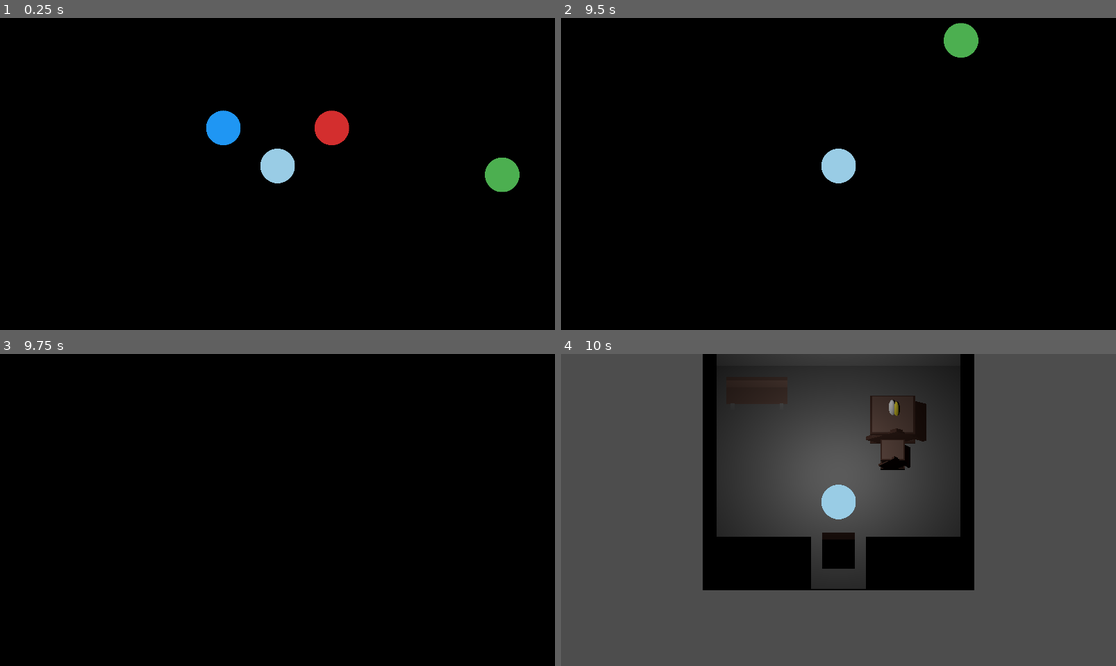
Above: before the commit, frames 1-4 (two rows, left to right).
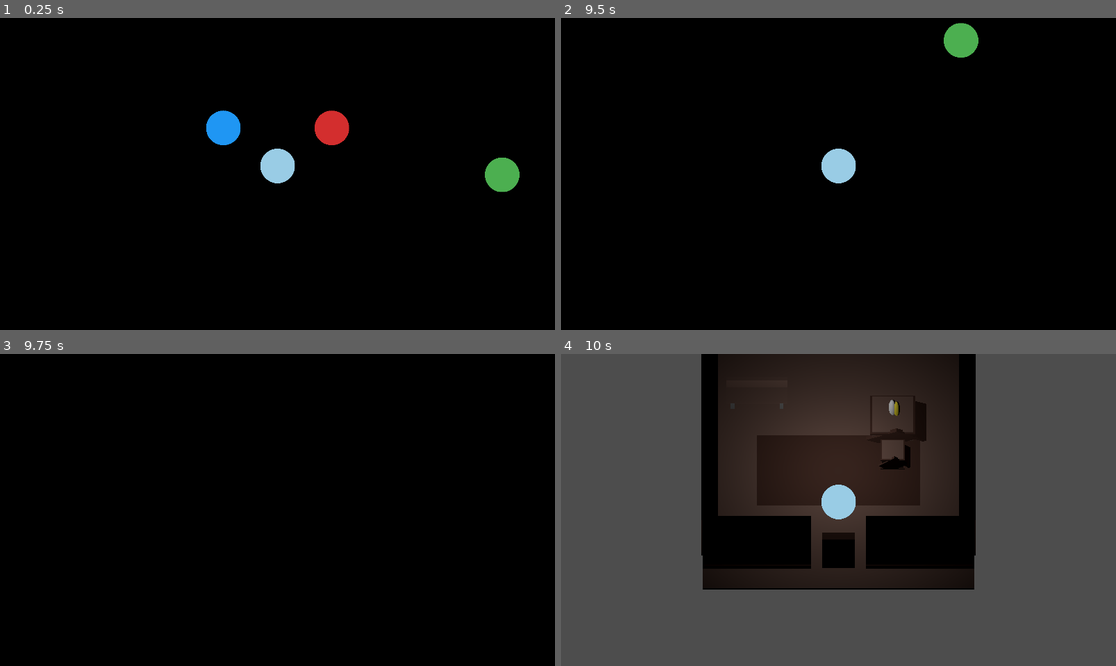
Above: after the commit, the same moments.

Repository: unfrgivn/wilds-of-cloverhollow
Game: Godot game, scene res://game/bootstrap/Main.tscn
The game is run twice, just before and just after one commit, with the same random seed, the same clock (stepped at 60 frames per second) and the same inputs.
Inputs (mouse positions are in pixels of both pictures, inside the frame that each line leads up to):
- Up to frame 1 (0.25 s): no input
- Up to frame 2 (9.5 s): tap Enter at 0.5 s; move the mouse to (960, 158) at 0.52 s; hold D (move_right) 0.53-1.25 s; hold E (interact) 0.53-1.25 s; click (960, 158) at 0.67 s; drag from (727, 189) to (810, 236) at 1.27 s; move the mouse to (894, 105) at 2.02 s; hold D (move_right) 2.03-2.75 s; hold E (interact) 2.03-2.75 s; drag from (810, 236) to (672, 127) at 2.77 s; move the mouse to (1005, 220) at 3.52 s; hold A (move_left) 3.53-4.25 s; hold E (interact) 3.53-4.25 s; drag from (672, 127) to (755, 96) at 4.27 s; move the mouse to (866, 174) at 5.02 s; hold S (move_down) 5.03-5.75 s; hold E (interact) 5.03-5.75 s; click (866, 174) at 5.17 s; drag from (755, 96) to (727, 189) at 5.77 s; move the mouse to (960, 158) at 6.52 s; hold W (move_up) 6.53-7.25 s; hold E (interact) 6.53-7.25 s; drag from (727, 189) to (810, 236) at 7.27 s; move the mouse to (894, 105) at 8.02 s; hold S (move_down) 8.03-8.75 s; hold E (interact) 8.03-8.75 s; drag from (810, 236) to (672, 127) at 8.77 s
- Up to frame 3 (9.75 s): move the mouse to (444, 556) at 9.52 s; hold W (move_up) from 9.53 s (still down); hold E (interact) from 9.53 s (still down); click (444, 556) at 9.67 s
- Up to frame 4 (10 s): keep holding W (move_up); keep holding E (interact)

Frames 1-3 are identical in both runs. In frame 4, 14% of the frame differs, in the area x 25-75%, y 0-76%.

Commit message:
Milestone 24: Cloverhollow art pass

Diff:
--- /dev/null
+++ b/art/exports/models/props/house_floor/house_floor.tscn
@@ -0,0 +1,27 @@
+[gd_scene load_steps=5 format=3]
+
+[sub_resource type="BoxMesh" id="BoxMesh_r1h38"]
+size = Vector3(10, 0.1, 10)
+
+[sub_resource type="StandardMaterial3D" id="StandardMaterial3D_0c7nt"]
+specular_mode = 2
+albedo_color = Color(0.5529412, 0.43137255, 0.3882353, 1)
+
+[sub_resource type="BoxMesh" id="BoxMesh_wv3yl"]
+size = Vector3(6, 0.05, 3)
+
+[sub_resource type="StandardMaterial3D" id="StandardMaterial3D_osqxn"]
+specular_mode = 2
+albedo_color = Color(0.3647059, 0.2509804, 0.21568628, 1)
+
+[node name="house_floor" type="Node3D"]
+
+[node name="@MeshInstance3D@2" type="MeshInstance3D" parent="."]
+transform = Transform3D(1, 0, 0, 0, 1, 0, 0, 0, 1, 0, 0.05, 0)
+mesh = SubResource("BoxMesh_r1h38")
+surface_material_override/0 = SubResource("StandardMaterial3D_0c7nt")
+
+[node name="@MeshInstance3D@3" type="MeshInstance3D" parent="."]
+transform = Transform3D(1, 0, 0, 0, 1, 0, 0, 0, 1, 0, 0.08, 0)
+mesh = SubResource("BoxMesh_wv3yl")
+surface_material_override/0 = SubResource("StandardMaterial3D_osqxn")
--- /dev/null
+++ b/art/exports/models/props/house_wall_h/house_wall_h.tscn
@@ -0,0 +1,39 @@
+[gd_scene load_steps=7 format=3]
+
+[sub_resource type="BoxMesh" id="BoxMesh_5u82n"]
+size = Vector3(10, 3, 0.5)
+
+[sub_resource type="StandardMaterial3D" id="StandardMaterial3D_npx2x"]
+specular_mode = 2
+albedo_color = Color(0.61960787, 0.61960787, 0.61960787, 1)
+
+[sub_resource type="BoxMesh" id="BoxMesh_bbra5"]
+size = Vector3(10, 0.2, 0.6)
+
+[sub_resource type="StandardMaterial3D" id="StandardMaterial3D_jomvd"]
+specular_mode = 2
+albedo_color = Color(0.3647059, 0.2509804, 0.21568628, 1)
+
+[sub_resource type="BoxMesh" id="BoxMesh_omy0t"]
+size = Vector3(10, 0.2, 0.6)
+
+[sub_resource type="StandardMaterial3D" id="StandardMaterial3D_aneqv"]
+specular_mode = 2
+albedo_color = Color(0.3647059, 0.2509804, 0.21568628, 1)
+
+[node name="house_wall_h" type="Node3D"]
+
+[node name="@MeshInstance3D@2" type="MeshInstance3D" parent="."]
+transform = Transform3D(1, 0, 0, 0, 1, 0, 0, 0, 1, 0, 1.5, 0)
+mesh = SubResource("BoxMesh_5u82n")
+surface_material_override/0 = SubResource("StandardMaterial3D_npx2x")
+
+[node name="@MeshInstance3D@3" type="MeshInstance3D" parent="."]
+transform = Transform3D(1, 0, 0, 0, 1, 0, 0, 0, 1, 0, 0.2, 0)
+mesh = SubResource("BoxMesh_bbra5")
+surface_material_override/0 = SubResource("StandardMaterial3D_jomvd")
+
+[node name="@MeshInstance3D@4" type="MeshInstance3D" parent="."]
+transform = Transform3D(1, 0, 0, 0, 1, 0, 0, 0, 1, 0, 2.8, 0)
+mesh = SubResource("BoxMesh_omy0t")
+surface_material_override/0 = SubResource("StandardMaterial3D_aneqv")
--- /dev/null
+++ b/art/exports/models/props/house_wall_s/house_wall_s.tscn
@@ -0,0 +1,39 @@
+[gd_scene load_steps=7 format=3]
+
+[sub_resource type="BoxMesh" id="BoxMesh_11fo8"]
+size = Vector3(4, 3, 0.5)
+
+[sub_resource type="StandardMaterial3D" id="StandardMaterial3D_fhndk"]
+specular_mode = 2
+albedo_color = Color(0.61960787, 0.61960787, 0.61960787, 1)
+
+[sub_resource type="BoxMesh" id="BoxMesh_6s33e"]
+size = Vector3(4, 0.2, 0.6)
+
+[sub_resource type="StandardMaterial3D" id="StandardMaterial3D_mitt5"]
+specular_mode = 2
+albedo_color = Color(0.3647059, 0.2509804, 0.21568628, 1)
+
+[sub_resource type="BoxMesh" id="BoxMesh_vh30m"]
+size = Vector3(4, 0.2, 0.6)
+
+[sub_resource type="StandardMaterial3D" id="StandardMaterial3D_mld72"]
+specular_mode = 2
+albedo_color = Color(0.3647059, 0.2509804, 0.21568628, 1)
+
+[node name="house_wall_s" type="Node3D"]
+
+[node name="@MeshInstance3D@2" type="MeshInstance3D" parent="."]
+transform = Transform3D(1, 0, 0, 0, 1, 0, 0, 0, 1, 0, 1.5, 0)
+mesh = SubResource("BoxMesh_11fo8")
+surface_material_override/0 = SubResource("StandardMaterial3D_fhndk")
+
+[node name="@MeshInstance3D@3" type="MeshInstance3D" parent="."]
+transform = Transform3D(1, 0, 0, 0, 1, 0, 0, 0, 1, 0, 0.2, 0)
+mesh = SubResource("BoxMesh_6s33e")
+surface_material_override/0 = SubResource("StandardMaterial3D_mitt5")
+
+[node name="@MeshInstance3D@4" type="MeshInstance3D" parent="."]
+transform = Transform3D(1, 0, 0, 0, 1, 0, 0, 0, 1, 0, 2.8, 0)
+mesh = SubResource("BoxMesh_vh30m")
+surface_material_override/0 = SubResource("StandardMaterial3D_mld72")
--- /dev/null
+++ b/art/exports/models/props/house_wall_v/house_wall_v.tscn
@@ -0,0 +1,39 @@
+[gd_scene load_steps=7 format=3]
+
+[sub_resource type="BoxMesh" id="BoxMesh_xypit"]
+size = Vector3(0.5, 3, 9)
+
+[sub_resource type="StandardMaterial3D" id="StandardMaterial3D_1pc3r"]
+specular_mode = 2
+albedo_color = Color(0.61960787, 0.61960787, 0.61960787, 1)
+
+[sub_resource type="BoxMesh" id="BoxMesh_7w41m"]
+size = Vector3(0.6, 0.2, 9)
+
+[sub_resource type="StandardMaterial3D" id="StandardMaterial3D_uthrw"]
+specular_mode = 2
+albedo_color = Color(0.3647059, 0.2509804, 0.21568628, 1)
+
+[sub_resource type="BoxMesh" id="BoxMesh_pa0mv"]
+size = Vector3(0.6, 0.2, 9)
+
+[sub_resource type="StandardMaterial3D" id="StandardMaterial3D_isppy"]
+specular_mode = 2
+albedo_color = Color(0.3647059, 0.2509804, 0.21568628, 1)
+
+[node name="house_wall_v" type="Node3D"]
+
+[node name="@MeshInstance3D@2" type="MeshInstance3D" parent="."]
+transform = Transform3D(1, 0, 0, 0, 1, 0, 0, 0, 1, 0, 1.5, 0)
+mesh = SubResource("BoxMesh_xypit")
+surface_material_override/0 = SubResource("StandardMaterial3D_1pc3r")
+
+[node name="@MeshInstance3D@3" type="MeshInstance3D" parent="."]
+transform = Transform3D(1, 0, 0, 0, 1, 0, 0, 0, 1, 0, 0.2, 0)
+mesh = SubResource("BoxMesh_7w41m")
+surface_material_override/0 = SubResource("StandardMaterial3D_uthrw")
+
+[node name="@MeshInstance3D@4" type="MeshInstance3D" parent="."]
+transform = Transform3D(1, 0, 0, 0, 1, 0, 0, 0, 1, 0, 2.8, 0)
+mesh = SubResource("BoxMesh_pa0mv")
+surface_material_override/0 = SubResource("StandardMaterial3D_isppy")
--- /dev/null
+++ b/art/recipes/props/cloverhollow/house_floor.json
@@ -0,0 +1,8 @@
+{
+  "id": "house_floor",
+  "type": "prop",
+  "parts": [
+    { "type": "box", "size": [10, 0.1, 10], "pos": [0, 0.05, 0], "color": "wood_base" },
+    { "type": "box", "size": [6, 0.05, 3], "pos": [0, 0.08, 0], "color": "wood_dark" }
+  ]
+}
--- /dev/null
+++ b/art/recipes/props/cloverhollow/house_wall_h.json
@@ -0,0 +1,9 @@
+{
+  "id": "house_wall_h",
+  "type": "prop",
+  "parts": [
+    { "type": "box", "size": [10, 3, 0.5], "pos": [0, 1.5, 0], "color": "stone_base" },
+    { "type": "box", "size": [10, 0.2, 0.6], "pos": [0, 0.2, 0], "color": "wood_dark" },
+    { "type": "box", "size": [10, 0.2, 0.6], "pos": [0, 2.8, 0], "color": "wood_dark" }
+  ]
+}
--- /dev/null
+++ b/art/recipes/props/cloverhollow/house_wall_s.json
@@ -0,0 +1,9 @@
+{
+  "id": "house_wall_s",
+  "type": "prop",
+  "parts": [
+    { "type": "box", "size": [4, 3, 0.5], "pos": [0, 1.5, 0], "color": "stone_base" },
+    { "type": "box", "size": [4, 0.2, 0.6], "pos": [0, 0.2, 0], "color": "wood_dark" },
+    { "type": "box", "size": [4, 0.2, 0.6], "pos": [0, 2.8, 0], "color": "wood_dark" }
+  ]
+}
--- /dev/null
+++ b/art/recipes/props/cloverhollow/house_wall_v.json
@@ -0,0 +1,9 @@
+{
+  "id": "house_wall_v",
+  "type": "prop",
+  "parts": [
+    { "type": "box", "size": [0.5, 3, 9], "pos": [0, 1.5, 0], "color": "stone_base" },
+    { "type": "box", "size": [0.6, 0.2, 9], "pos": [0, 0.2, 0], "color": "wood_dark" },
+    { "type": "box", "size": [0.6, 0.2, 9], "pos": [0, 2.8, 0], "color": "wood_dark" }
+  ]
+}
--- /dev/null
+++ b/game/assets/props/house_floor.tscn
@@ -0,0 +1,27 @@
+[gd_scene load_steps=5 format=3]
+
+[sub_resource type="BoxMesh" id="BoxMesh_r1h38"]
+size = Vector3(10, 0.1, 10)
+
+[sub_resource type="StandardMaterial3D" id="StandardMaterial3D_0c7nt"]
+specular_mode = 2
+albedo_color = Color(0.5529412, 0.43137255, 0.3882353, 1)
+
+[sub_resource type="BoxMesh" id="BoxMesh_wv3yl"]
+size = Vector3(6, 0.05, 3)
+
+[sub_resource type="StandardMaterial3D" id="StandardMaterial3D_osqxn"]
+specular_mode = 2
+albedo_color = Color(0.3647059, 0.2509804, 0.21568628, 1)
+
+[node name="house_floor" type="Node3D"]
+
+[node name="@MeshInstance3D@2" type="MeshInstance3D" parent="."]
+transform = Transform3D(1, 0, 0, 0, 1, 0, 0, 0, 1, 0, 0.05, 0)
+mesh = SubResource("BoxMesh_r1h38")
+surface_material_override/0 = SubResource("StandardMaterial3D_0c7nt")
+
+[node name="@MeshInstance3D@3" type="MeshInstance3D" parent="."]
+transform = Transform3D(1, 0, 0, 0, 1, 0, 0, 0, 1, 0, 0.08, 0)
+mesh = SubResource("BoxMesh_wv3yl")
+surface_material_override/0 = SubResource("StandardMaterial3D_osqxn")
--- /dev/null
+++ b/game/assets/props/house_wall_h.tscn
@@ -0,0 +1,39 @@
+[gd_scene load_steps=7 format=3]
+
+[sub_resource type="BoxMesh" id="BoxMesh_5u82n"]
+size = Vector3(10, 3, 0.5)
+
+[sub_resource type="StandardMaterial3D" id="StandardMaterial3D_npx2x"]
+specular_mode = 2
+albedo_color = Color(0.61960787, 0.61960787, 0.61960787, 1)
+
+[sub_resource type="BoxMesh" id="BoxMesh_bbra5"]
+size = Vector3(10, 0.2, 0.6)
+
+[sub_resource type="StandardMaterial3D" id="StandardMaterial3D_jomvd"]
+specular_mode = 2
+albedo_color = Color(0.3647059, 0.2509804, 0.21568628, 1)
+
+[sub_resource type="BoxMesh" id="BoxMesh_omy0t"]
+size = Vector3(10, 0.2, 0.6)
+
+[sub_resource type="StandardMaterial3D" id="StandardMaterial3D_aneqv"]
+specular_mode = 2
+albedo_color = Color(0.3647059, 0.2509804, 0.21568628, 1)
+
+[node name="house_wall_h" type="Node3D"]
+
+[node name="@MeshInstance3D@2" type="MeshInstance3D" parent="."]
+transform = Transform3D(1, 0, 0, 0, 1, 0, 0, 0, 1, 0, 1.5, 0)
+mesh = SubResource("BoxMesh_5u82n")
+surface_material_override/0 = SubResource("StandardMaterial3D_npx2x")
+
+[node name="@MeshInstance3D@3" type="MeshInstance3D" parent="."]
+transform = Transform3D(1, 0, 0, 0, 1, 0, 0, 0, 1, 0, 0.2, 0)
+mesh = SubResource("BoxMesh_bbra5")
+surface_material_override/0 = SubResource("StandardMaterial3D_jomvd")
+
+[node name="@MeshInstance3D@4" type="MeshInstance3D" parent="."]
+transform = Transform3D(1, 0, 0, 0, 1, 0, 0, 0, 1, 0, 2.8, 0)
+mesh = SubResource("BoxMesh_omy0t")
+surface_material_override/0 = SubResource("StandardMaterial3D_aneqv")
--- /dev/null
+++ b/game/assets/props/house_wall_s.tscn
@@ -0,0 +1,39 @@
+[gd_scene load_steps=7 format=3]
+
+[sub_resource type="BoxMesh" id="BoxMesh_11fo8"]
+size = Vector3(4, 3, 0.5)
+
+[sub_resource type="StandardMaterial3D" id="StandardMaterial3D_fhndk"]
+specular_mode = 2
+albedo_color = Color(0.61960787, 0.61960787, 0.61960787, 1)
+
+[sub_resource type="BoxMesh" id="BoxMesh_6s33e"]
+size = Vector3(4, 0.2, 0.6)
+
+[sub_resource type="StandardMaterial3D" id="StandardMaterial3D_mitt5"]
+specular_mode = 2
+albedo_color = Color(0.3647059, 0.2509804, 0.21568628, 1)
+
+[sub_resource type="BoxMesh" id="BoxMesh_vh30m"]
+size = Vector3(4, 0.2, 0.6)
+
+[sub_resource type="StandardMaterial3D" id="StandardMaterial3D_mld72"]
+specular_mode = 2
+albedo_color = Color(0.3647059, 0.2509804, 0.21568628, 1)
+
+[node name="house_wall_s" type="Node3D"]
+
+[node name="@MeshInstance3D@2" type="MeshInstance3D" parent="."]
+transform = Transform3D(1, 0, 0, 0, 1, 0, 0, 0, 1, 0, 1.5, 0)
+mesh = SubResource("BoxMesh_11fo8")
+surface_material_override/0 = SubResource("StandardMaterial3D_fhndk")
+
+[node name="@MeshInstance3D@3" type="MeshInstance3D" parent="."]
+transform = Transform3D(1, 0, 0, 0, 1, 0, 0, 0, 1, 0, 0.2, 0)
+mesh = SubResource("BoxMesh_6s33e")
+surface_material_override/0 = SubResource("StandardMaterial3D_mitt5")
+
+[node name="@MeshInstance3D@4" type="MeshInstance3D" parent="."]
+transform = Transform3D(1, 0, 0, 0, 1, 0, 0, 0, 1, 0, 2.8, 0)
+mesh = SubResource("BoxMesh_vh30m")
+surface_material_override/0 = SubResource("StandardMaterial3D_mld72")
--- /dev/null
+++ b/game/assets/props/house_wall_v.tscn
@@ -0,0 +1,39 @@
+[gd_scene load_steps=7 format=3]
+
+[sub_resource type="BoxMesh" id="BoxMesh_xypit"]
+size = Vector3(0.5, 3, 9)
+
+[sub_resource type="StandardMaterial3D" id="StandardMaterial3D_1pc3r"]
+specular_mode = 2
+albedo_color = Color(0.61960787, 0.61960787, 0.61960787, 1)
+
+[sub_resource type="BoxMesh" id="BoxMesh_7w41m"]
+size = Vector3(0.6, 0.2, 9)
+
+[sub_resource type="StandardMaterial3D" id="StandardMaterial3D_uthrw"]
+specular_mode = 2
+albedo_color = Color(0.3647059, 0.2509804, 0.21568628, 1)
+
+[sub_resource type="BoxMesh" id="BoxMesh_pa0mv"]
+size = Vector3(0.6, 0.2, 9)
+
+[sub_resource type="StandardMaterial3D" id="StandardMaterial3D_isppy"]
+specular_mode = 2
+albedo_color = Color(0.3647059, 0.2509804, 0.21568628, 1)
+
+[node name="house_wall_v" type="Node3D"]
+
+[node name="@MeshInstance3D@2" type="MeshInstance3D" parent="."]
+transform = Transform3D(1, 0, 0, 0, 1, 0, 0, 0, 1, 0, 1.5, 0)
+mesh = SubResource("BoxMesh_xypit")
+surface_material_override/0 = SubResource("StandardMaterial3D_1pc3r")
+
+[node name="@MeshInstance3D@3" type="MeshInstance3D" parent="."]
+transform = Transform3D(1, 0, 0, 0, 1, 0, 0, 0, 1, 0, 0.2, 0)
+mesh = SubResource("BoxMesh_7w41m")
+surface_material_override/0 = SubResource("StandardMaterial3D_uthrw")
+
+[node name="@MeshInstance3D@4" type="MeshInstance3D" parent="."]
+transform = Transform3D(1, 0, 0, 0, 1, 0, 0, 0, 1, 0, 2.8, 0)
+mesh = SubResource("BoxMesh_pa0mv")
+surface_material_override/0 = SubResource("StandardMaterial3D_isppy")
--- a/game/scenes/areas/cloverhollow/Area_Cloverhollow_FaeHouse.tscn
+++ b/game/scenes/areas/cloverhollow/Area_Cloverhollow_FaeHouse.tscn
@@ -8,6 +8,10 @@
 [ext_resource type="PackedScene" path="res://game/assets/props/crate.tscn" id="6_crate"]
 [ext_resource type="PackedScene" path="res://game/assets/props/flower_pot.tscn" id="7_flower"]
 [ext_resource type="PackedScene" path="res://game/assets/props/barrel.tscn" id="8_barrel"]
+[ext_resource type="PackedScene" path="res://game/assets/props/house_floor.tscn" id="9_house_floor"]
+[ext_resource type="PackedScene" path="res://game/assets/props/house_wall_h.tscn" id="10_house_wall_h"]
+[ext_resource type="PackedScene" path="res://game/assets/props/house_wall_v.tscn" id="11_house_wall_v"]
+[ext_resource type="PackedScene" path="res://game/assets/props/house_wall_s.tscn" id="12_house_wall_s"]
 
 [sub_resource type="NavigationMesh" id="NavigationMesh_1"]
 vertices = PackedVector3Array(-4.5, 0.1, -4.5, -4.5, 0.1, 4.5, 4.5, 0.1, 4.5, 4.5, 0.1, -4.5)
@@ -44,49 +48,43 @@
 
 [node name="Floor" type="StaticBody3D" parent="NavigationRegion3D"]
 
-[node name="MeshInstance3D" type="MeshInstance3D" parent="NavigationRegion3D/Floor"]
-mesh = SubResource("BoxMesh_floor")
+[node name="MeshInstance3D" parent="NavigationRegion3D/Floor" instance=ExtResource("9_house_floor")]
 
 [node name="CollisionShape3D" type="CollisionShape3D" parent="NavigationRegion3D/Floor"]
 shape = SubResource("BoxShape3D_floor")
 
 [node name="Walls" type="StaticBody3D" parent="NavigationRegion3D"]
 
-[node name="Wall_N" type="MeshInstance3D" parent="NavigationRegion3D/Walls"]
+[node name="Wall_N" parent="NavigationRegion3D/Walls" instance=ExtResource("10_house_wall_h")]
 transform = Transform3D(1, 0, 0, 0, 1, 0, 0, 0, 1, 0, 1.5, -4.75)
-mesh = SubResource("BoxMesh_wall_h")
 
 [node name="Col_N" type="CollisionShape3D" parent="NavigationRegion3D/Walls"]
 transform = Transform3D(1, 0, 0, 0, 1, 0, 0, 0, 1, 0, 1.5, -4.75)
 shape = SubResource("BoxShape3D_wall_h")
 
-[node name="Wall_E" type="MeshInstance3D" parent="NavigationRegion3D/Walls"]
+[node name="Wall_E" parent="NavigationRegion3D/Walls" instance=ExtResource("11_house_wall_v")]
 transform = Transform3D(1, 0, 0, 0, 1, 0, 0, 0, 1, 4.75, 1.5, 0)
-mesh = SubResource("BoxMesh_wall_v")
 
 [node name="Col_E" type="CollisionShape3D" parent="NavigationRegion3D/Walls"]
 transform = Transform3D(1, 0, 0, 0, 1, 0, 0, 0, 1, 4.75, 1.5, 0)
 shape = SubResource("BoxShape3D_wall_v")
 
-[node name="Wall_W" type="MeshInstance3D" parent="NavigationRegion3D/Walls"]
+[node name="Wall_W" parent="NavigationRegion3D/Walls" instance=ExtResource("11_house_wall_v")]
 transform = Transform3D(1, 0, 0, 0, 1, 0, 0, 0, 1, -4.75, 1.5, 0)
-mesh = SubResource("BoxMesh_wall_v")
 
 [node name="Col_W" type="CollisionShape3D" parent="NavigationRegion3D/Walls"]
 transform = Transform3D(1, 0, 0, 0, 1, 0, 0, 0, 1, -4.75, 1.5, 0)
 shape = SubResource("BoxShape3D_wall_v")
 
-[node name="Wall_S_1" type="MeshInstance3D" parent="NavigationRegion3D/Walls"]
+[node name="Wall_S_1" parent="NavigationRegion3D/Walls" instance=ExtResource("12_house_wall_s")]
 transform = Transform3D(1, 0, 0, 0, 1, 0, 0, 0, 1, -3, 1.5, 4.75)
-mesh = SubResource("BoxMesh_wall_s")
 
 [node name="Col_S_1" type="CollisionShape3D" parent="NavigationRegion3D/Walls"]
 transform = Transform3D(1, 0, 0, 0, 1, 0, 0, 0, 1, -3, 1.5, 4.75)
 shape = SubResource("BoxShape3D_wall_s")
 
-[node name="Wall_S_2" type="MeshInstance3D" parent="NavigationRegion3D/Walls"]
+[node name="Wall_S_2" parent="NavigationRegion3D/Walls" instance=ExtResource("12_house_wall_s")]
 transform = Transform3D(1, 0, 0, 0, 1, 0, 0, 0, 1, 3, 1.5, 4.75)
-mesh = SubResource("BoxMesh_wall_s")
 
 [node name="Col_S_2" type="CollisionShape3D" parent="NavigationRegion3D/Walls"]
 transform = Transform3D(1, 0, 0, 0, 1, 0, 0, 0, 1, 3, 1.5, 4.75)
Not shown: 1 places in game/scenes/areas/cloverhollow/Area_Cloverhollow_FaeHouse.tscn that only renumber resources
